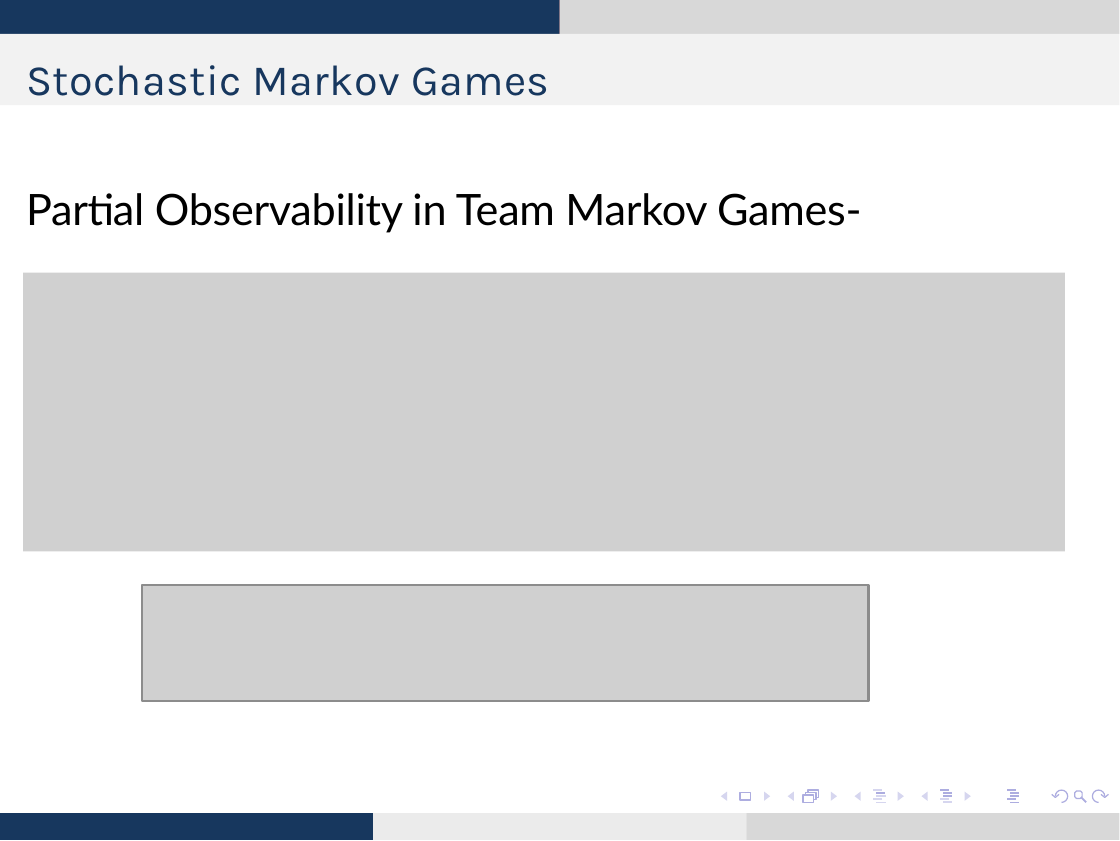
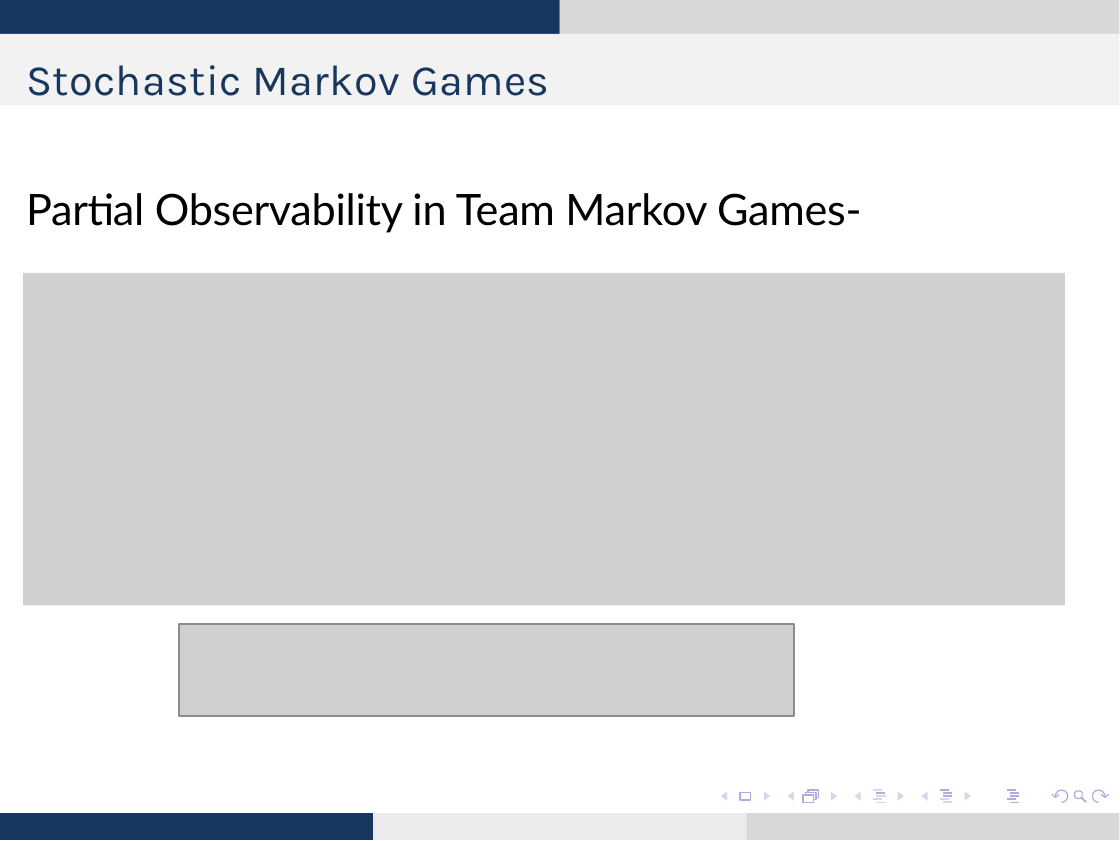
Before and after one commit to karush17/ECE1657-Project, a slide deck: slide 10 of presentation/ppt.pptx. Drawn at 1120x841 pixels with LibreOffice and Linux fonts; fonts in the diff are those of the drawing; grey boxes stand for pictures. Boxes give left, top, right and bottom in pixels: in the first picture for what was removed or moved away, otherwise in the second. Text is boxed around its words. In the diff, an @@ line names an element or a change of style, - is before the commit and + after.

```diff
--- a/presentation/ppt.pptx
+++ b/presentation/ppt.pptx
@@ picture: place and size @@
-picture at (22, 273, 1064, 551)
+picture at (22, 273, 1064, 607)
@@ picture removed at (142, 584, 869, 700) @@
@@ picture added at (180, 624, 796, 716) @@
```
Also in this commit, not shown: 1 other slide changed, 6 slides added, 1 slide removed, 6 other files.
